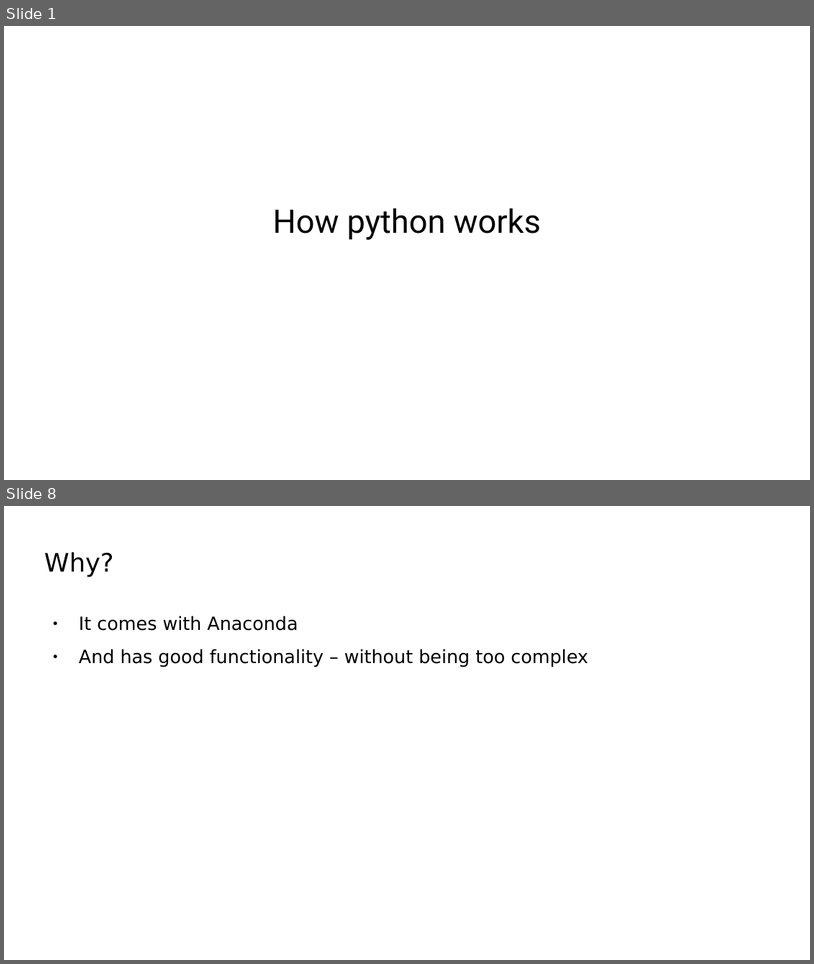
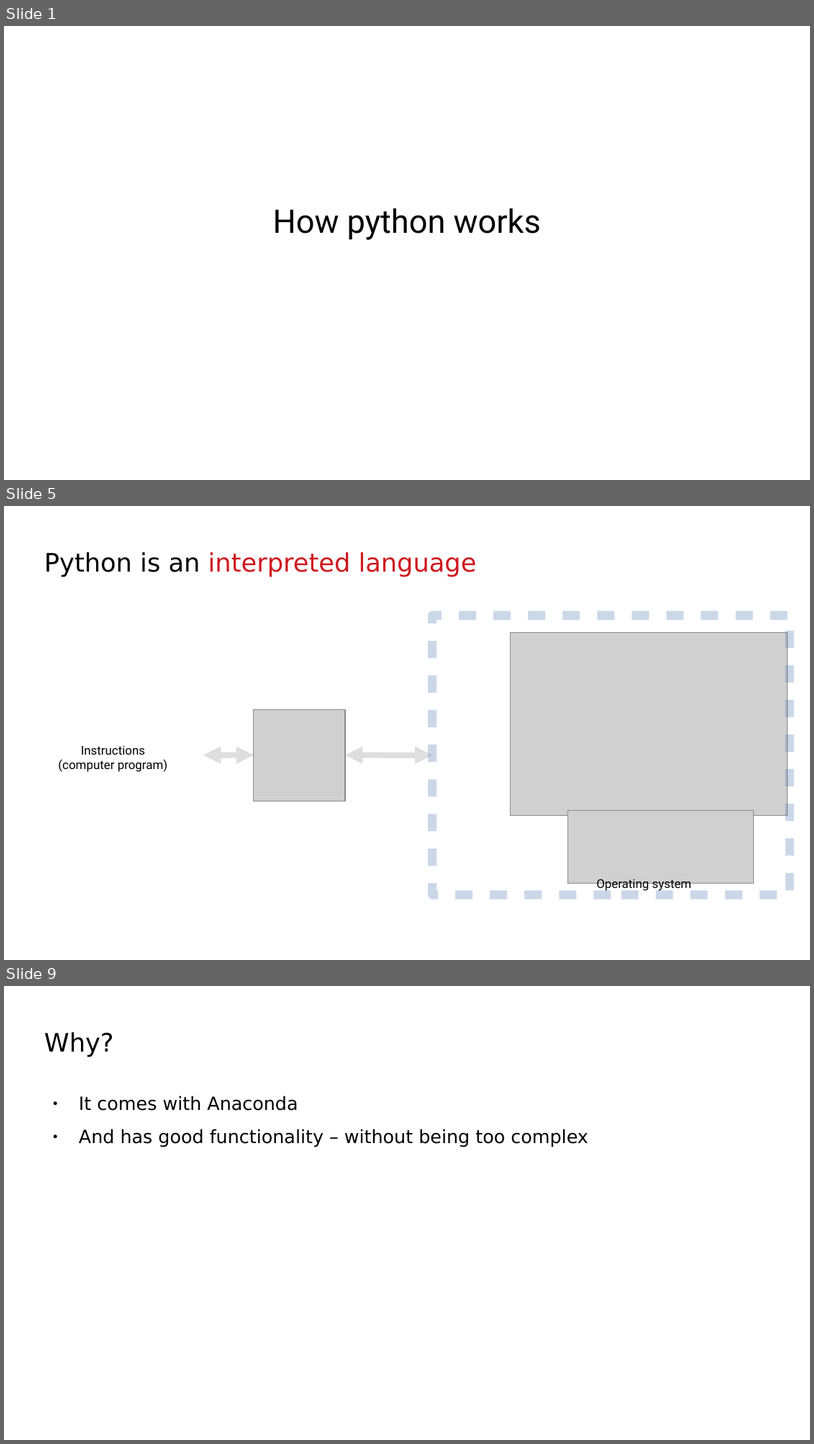
Before and after one commit to dvanderelst-classes/python-class, a slide deck: 02_Editor/Editor.odp. Shown one above the other, each under a label of ours: slides 1 and 8 before the commit, slides 1, 5 and 9 after it; the slides between them are not shown. The pictures are 814x964 and 814x1444 pixels, drawn with LibreOffice and Linux fonts; fonts in the diff are those of the drawing; grey boxes stand for pictures. Boxes give left, top, right and bottom in pixels: in the first picture for what was removed or moved away, otherwise in the second. Text is boxed around its words. In the diff, an @@ line names an element or a change of style, - is before the commit and + after.

```diff
--- a/02_Editor/Editor.odp
+++ b/02_Editor/Editor.odp
@@ slide 5 added at <box>4,506,810,960</box>, background #FFFFFF @@
@@ title added at <box>44,552,477,577</box>, 25 pt, text #CE181E @@
+Python is an interpreted language
@@ rectangle added at <box>433,615,791,895</box>, outline #3465A4 8.65 pt @@
@@ picture added at <box>511,633,789,816</box> @@
@@ picture added at <box>254,710,345,801</box> @@
@@ text added at <box>58,746,168,772</box>, 12 pt, text #000000 @@
+Instructions
+(computer program)
@@ double arrow added from (254, 755) to (203, 755), #808080 5.75 pt @@
@@ double arrow added from (346, 755) to (433, 755), #808080 5.75 pt @@
@@ picture added at <box>568,810,754,883</box> @@
@@ text added at <box>597,879,692,890</box>, 12 pt, text #000000 @@
+Operating system
@@ what was slide 8 is now slide 9 @@
```
Also in this commit, not shown: 4 slides changed, 3 other slides added, 2 slides removed, 1 other file.
